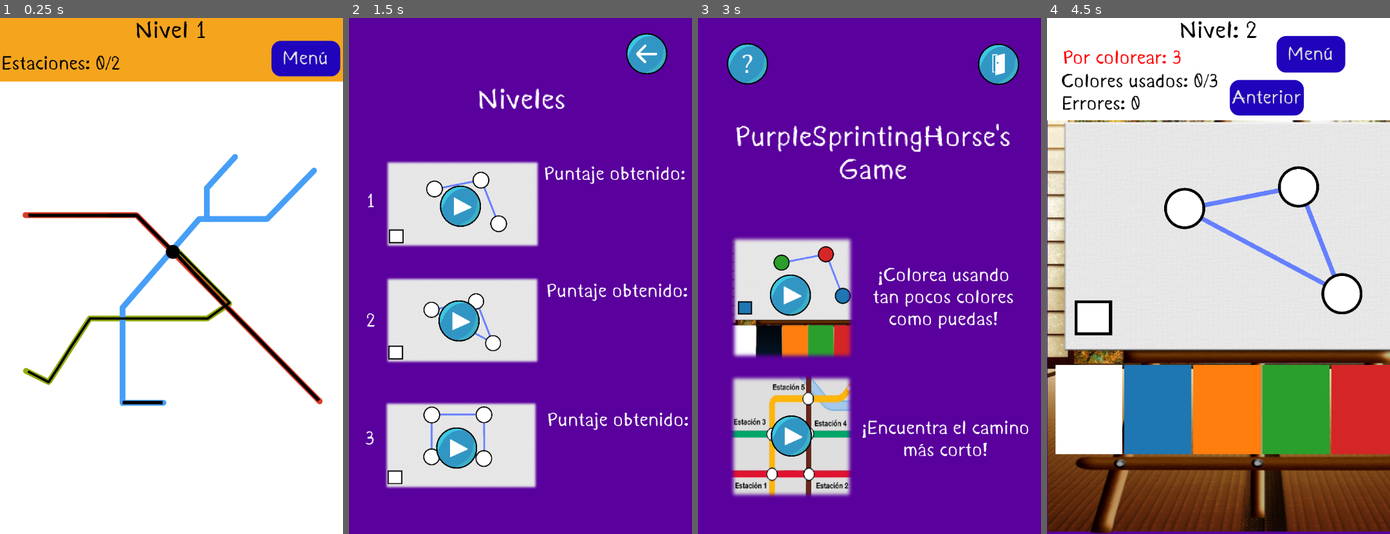
Above: before the commit, frames 1-4 (left to right).
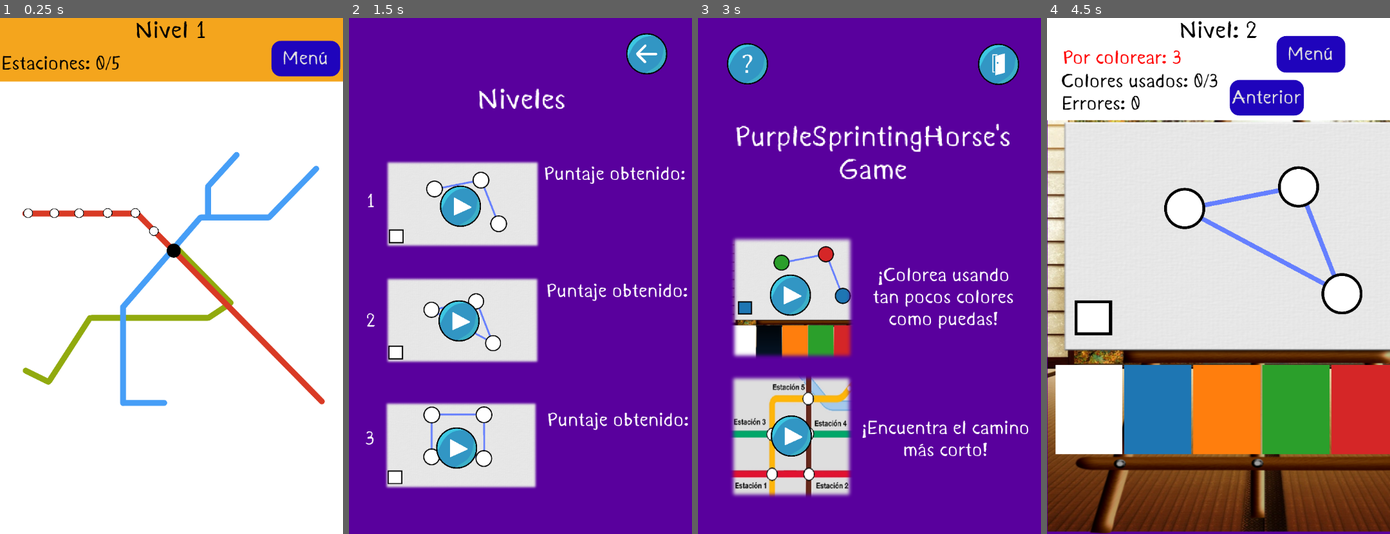
Above: after the commit, the same moments.

Repository: johnny-godoy/PurpleSprintingHorse
Game: Godot game, scene res://scenes/shortest_path/niveles/nivel_1.tscn
Same seed, same stepped clock (60 frames per second), same inputs: the game is played once before the commit and once after it. This scene is started directly instead of the project's main scene. The engine's default icon, where the game draws it, is replaced by a stand-in: a white triangle on a blue panel in a dark square.
Inputs (mouse positions are in pixels of both pictures, inside the frame that each line leads up to):
- Up to frame 1 (0.25 s): no input
- Up to frame 2 (1.5 s): click (654, 59) at 0.5 s, where only the run before the commit has a clickable "Menú"; click (445, 296) at 1.25 s
- Up to frame 3 (3 s): click (811, 203) at 2 s; click "Menú" at 2.75 s
- Up to frame 4 (4.5 s): click (1143, 296) at 3.5 s; click (1160, 322) at 4.25 s

The runs differ from the first frame. In frame 1, 2.9% of the frame differs, in the area x 6-95%, y 7-76%; in frame 2, nothing differs; in frame 3, less than 0.1%; in frame 4, nothing differs.

Commit message:
Nivel 1 listo
Falta copiar lo mismo a nivel 2 y 3

Diff:
--- a/scenes/shortest_path/Bases/estacionGenerica.gd
+++ b/scenes/shortest_path/Bases/estacionGenerica.gd
@@ -5,6 +5,7 @@
 onready var arm = $connecter
 
 onready var estaciones_adyacentes = []  # Agregar instancias de estaciones adyacentes aquí
+onready var conexiones_a_estacion = {}
 onready var connected_to : Node2D
 onready var connected_from : Node2D
 
@@ -39,6 +40,8 @@
 			manager.current_ending_station.connected_from = self
 			manager.number_of_connections = manager.number_of_connections + 1
 			manager.reset_variables()
+			arm.scale.x = 0
+			conexiones_a_estacion[connected_to].visible = true
 
 		else:
 			disconnect_paths()
@@ -69,6 +72,7 @@
 	if is_instance_valid(connected_to):
 		manager.number_of_connections = manager.number_of_connections - 1
 		connected_to.disconnect_paths()
+		conexiones_a_estacion[connected_to].visible = false # devuelve una línea
 		connected_to.connected_from = null
 		connected_to = null
 	arm.scale.x = 0
--- a/scenes/shortest_path/Mapas/rome_subway.gd
+++ b/scenes/shortest_path/Mapas/rome_subway.gd
@@ -2,46 +2,127 @@
 
 # draw_polyline ($ Path2D.curve.get_baked_points (), Color.aquamarine, 5, true)
 var next_to = []
+var connecting_line = {}
 
+onready var lines = $map/lines
+onready var places = get_tree().get_nodes_in_group('stations')
+onready var lines_childs = lines.get_children()
 
-onready var places = get_tree().get_nodes_in_group('stations')
 # Called when the node enters the scene tree for the first time.
 func _ready():
-	_add_conn('sp_red_1', ['sp_red_2'])
-	_add_conn('sp_red_2', ['sp_red_1', 'sp_red_3'])
-	_add_conn('sp_red_3', ['sp_red_2', 'sp_red_4'])
-	_add_conn('sp_red_4', ['sp_red_3', 'sp_red_5'])
-	_add_conn('sp_red_5', ['sp_red_4', 'sp_red_6'])
-	_add_conn('sp_red_6', ['sp_black_1', 'sp_red_5'])
-	_add_conn('sp_black_1', ['sp_blue_1', 'sp_blue_7', 'sp_red_6', 'sp_red_7', 'sp_green_1'])
-	_add_conn('sp_red_7', ['sp_black_1', 'sp_red_8'])
-	_add_conn('sp_green_1', ['sp_black_1'])
-	_add_conn('sp_blue_1', ['sp_black_1', 'sp_blue_3', 'sp_blue_2'])
-	_add_conn('sp_blue_2', ['sp_blue_1', 'sp_blue_5'])
-	_add_conn('sp_blue_3', ['sp_blue_1', 'sp_blue_4'])
-	_add_conn('sp_blue_4', ['sp_blue_3'])
-	_add_conn('sp_blue_5', ['sp_blue_2', 'sp_blue_6'])
-	_add_conn('sp_blue_6', ['sp_blue_5'])
-	_add_conn('sp_blue_7', ['sp_blue_8', 'sp_black_1'])
-	_add_conn('sp_blue_8', ['sp_blue_9', 'sp_blue_7'])
-	_add_conn('sp_blue_9', ['sp_blue_10', 'sp_blue_8'])
-	_add_conn('sp_blue_10', ['sp_blue_11', 'sp_blue_9'])
-	_add_conn('sp_blue_11', ['sp_blue_12', 'sp_blue_10'])
-	_add_conn('sp_blue_12', ['sp_blue_11'])
-	_add_conn('sp_red_8', ['sp_red_7', 'sp_red_9'])
-	_add_conn('sp_red_9', ['sp_red_8', 'sp_red_10'])
-	_add_conn('sp_red_10', ['sp_red_9', 'sp_red_11'])
-	_add_conn('sp_red_11', ['sp_red_10'])
+	_add_conn('sp_red_1', [
+		['sp_red_2', $map/lines/red_1]
+		])
+	_add_conn('sp_red_2', [
+		['sp_red_1', $map/lines/red_1],
+		['sp_red_3', $map/lines/red_2]
+		])
+	_add_conn('sp_red_3', [
+		['sp_red_2', $map/lines/red_2],
+		['sp_red_4', $map/lines/red_3]
+		])
+	_add_conn('sp_red_4', [
+		['sp_red_3', $map/lines/red_3],
+		['sp_red_5', $map/lines/red_5]
+		])
+	_add_conn('sp_red_5', [
+		['sp_red_4', $map/lines/red_5],
+		['sp_red_6', $map/lines/red_6]
+		])
+	_add_conn('sp_red_6', [
+		['sp_black_1', $map/lines/red_7],
+		['sp_red_5', $map/lines/red_6]
+		])
+	_add_conn('sp_black_1', [
+		['sp_blue_1', $map/lines/blue_7],
+		['sp_blue_7', $map/lines/blue_6],
+		['sp_red_6', $map/lines/red_7],
+		['sp_red_7', $map/lines/red_8],
+		['sp_green_1', $map/lines/green_1]
+		])
+	_add_conn('sp_red_7', [
+		['sp_black_1', $map/lines/red_8],
+		['sp_red_8', $map/lines/red_10]
+		])
+	_add_conn('sp_green_1', [
+		['sp_black_1', $map/lines/green_1]
+		])
+	_add_conn('sp_blue_1', [
+		['sp_black_1', $map/lines/blue_7],
+		['sp_blue_3', $map/lines/blue_8],
+		['sp_blue_2', $map/lines/blue_10]
+		])
+	_add_conn('sp_blue_2', [
+		['sp_blue_1', $map/lines/blue_10],
+		['sp_blue_5', $map/lines/blue_11]
+		])
+	_add_conn('sp_blue_3', [
+		['sp_blue_1', $map/lines/blue_8],
+		['sp_blue_4', $map/lines/blue_9]
+		])
+	_add_conn('sp_blue_4', [
+		['sp_blue_3', $map/lines/blue_9]
+		])
+	_add_conn('sp_blue_5', [
+		['sp_blue_2', $map/lines/blue_11],
+		['sp_blue_6', $map/lines/blue_12]
+		])
+	_add_conn('sp_blue_6', [
+		['sp_blue_5', $map/lines/blue_12]
+		])
+	_add_conn('sp_blue_7', [
+		['sp_blue_8', $map/lines/blue_5],
+		['sp_black_1', $map/lines/blue_6]
+		])
+	_add_conn('sp_blue_8', [
+		['sp_blue_9', $map/lines/blue_4],
+		['sp_blue_7', $map/lines/blue_5]
+		])
+	_add_conn('sp_blue_9', [
+		['sp_blue_10', $map/lines/blue_3],
+		['sp_blue_8', $map/lines/blue_4]
+		])
+	_add_conn('sp_blue_10', [
+		['sp_blue_11', $map/lines/blue_2],
+		['sp_blue_9', $map/lines/blue_3]
+		])
+	_add_conn('sp_blue_11', [
+		['sp_blue_12', $map/lines/blue_1],
+		['sp_blue_10', $map/lines/blue_2]
+		])
+	_add_conn('sp_blue_12', [
+		['sp_blue_11', $map/lines/blue_1]
+		])
+	_add_conn('sp_red_8', [
+		['sp_red_7', $map/lines/red_10],
+		['sp_red_9', $map/lines/red_11]
+		])
+	_add_conn('sp_red_9', [
+		['sp_red_8', $map/lines/red_11],
+		['sp_red_10', $map/lines/red_12]
+		])
+	_add_conn('sp_red_10', [
+		['sp_red_9', $map/lines/red_12],
+		['sp_red_11', $map/lines/red_13]
+		])
+	_add_conn('sp_red_11', [
+		['sp_red_10', $map/lines/red_13]
+		])
 
+	for line in lines_childs:
+		line.visible = false
 
 func _add_conn(_og, connections):
 
-	var temp = []
+	var temp_node = []
+	var temp_line = {}
 
-	for node in connections:
-		temp.append(_name_to_num(node))
+	for node_n_line in connections:
+		temp_node.append(name_to_num(node_n_line[0]))
+		connecting_line[[name_to_num(_og), name_to_num(node_n_line[0])]] = node_n_line[1]
 
-	next_to.append(temp)
+	next_to.append(temp_node)
+	#connecting_line = temp_line
 
-func _name_to_num(the_node):
+func name_to_num(the_node):
 	return places.find(get_node('map/' + the_node))
--- a/scenes/shortest_path/Mapas/rome_subway.tscn
+++ b/scenes/shortest_path/Mapas/rome_subway.tscn
@@ -18,12 +18,10 @@
 anchor_top = 0.5
 anchor_right = 0.5
 anchor_bottom = 0.5
-margin_left = 43.0
-margin_top = 9.0
-margin_right = 757.0
-margin_bottom = 1085.0
+margin_right = 720.0
+margin_bottom = 1080.0
 rect_min_size = Vector2( 360, 360 )
-rect_pivot_offset = Vector2( 456, 392 )
+rect_pivot_offset = Vector2( 323, 710 )
 mouse_filter = 2
 texture = ExtResource( 1 )
 expand = true
@@ -54,7 +52,7 @@
 position = Vector2( 405, 529 )
 
 [node name="sp_green_1" type="Node2D" parent="map" groups=["stations"]]
-position = Vector2( 53, 731 )
+position = Vector2( 52, 732 )
 
 [node name="sp_blue_1" type="Node2D" parent="map" groups=["stations"]]
 position = Vector2( 428, 412 )
@@ -87,10 +85,10 @@
 position = Vector2( 252, 728 )
 
 [node name="sp_blue_11" type="Node2D" parent="map" groups=["stations"]]
-position = Vector2( 252, 796 )
+position = Vector2( 252, 800 )
 
 [node name="sp_blue_12" type="Node2D" parent="map" groups=["stations"]]
-position = Vector2( 335, 796 )
+position = Vector2( 336, 800 )
 
 [node name="sp_red_8" type="Node2D" parent="map" groups=["stations"]]
 position = Vector2( 468, 593 )
@@ -109,7 +107,7 @@
 [node name="green_1" type="Line2D" parent="map/lines"]
 modulate = Color( 0, 0, 0, 1 )
 self_modulate = Color( 0, 0, 0, 1 )
-position = Vector2( 1, -3 )
+position = Vector2( 3, 0 )
 scale = Vector2( 0.984848, 1 )
 z_index = 1
 points = PoolVector2Array( 52.8, 734, 96.4616, 756, 117.785, 724, 143.169, 684, 184.8, 623, 435.6, 623, 482.308, 590, 376.708, 485, 362.493, 485 )
@@ -221,9 +219,97 @@
 antialiased = true
 
 [node name="blue_1" type="Line2D" parent="map/lines"]
-position = Vector2( 215, 392 )
-points = PoolVector2Array( 37, 404, 120, 404 )
-width = 6.0
-default_color = Color( 0, 0, 0, 1 )
-joint_mode = 2
-antialiased = true
+position = Vector2( 216, 396 )
+points = PoolVector2Array( 37, 404, 73, 404, 120, 404 )
+width = 6.0
+default_color = Color( 0, 0, 0, 1 )
+joint_mode = 2
+antialiased = true
+
+[node name="blue_2" type="Line2D" parent="map/lines"]
+position = Vector2( 215, 393 )
+points = PoolVector2Array( 37, 410, 37, 336 )
+width = 6.0
+default_color = Color( 0, 0, 0, 1 )
+joint_mode = 2
+antialiased = true
+
+[node name="blue_3" type="Line2D" parent="map/lines"]
+position = Vector2( 215, 392 )
+points = PoolVector2Array( 37, 272, 37, 336 )
+width = 6.0
+default_color = Color( 0, 0, 0, 1 )
+joint_mode = 2
+antialiased = true
+
+[node name="blue_4" type="Line2D" parent="map/lines"]
+position = Vector2( 215, 392 )
+points = PoolVector2Array( 37, 272, 37, 211, 39, 202 )
+width = 6.0
+default_color = Color( 0, 0, 0, 1 )
+joint_mode = 2
+antialiased = true
+
+[node name="blue_5" type="Line2D" parent="map/lines"]
+position = Vector2( 215, 392 )
+points = PoolVector2Array( 105, 126, 65, 172, 39, 202 )
+width = 6.0
+default_color = Color( 0, 0, 0, 1 )
+joint_mode = 2
+antialiased = true
+
+[node name="blue_6" type="Line2D" parent="map/lines"]
+position = Vector2( 215, 392 )
+points = PoolVector2Array( 105, 126, 131, 96, 143, 89 )
+width = 6.0
+default_color = Color( 0, 0, 0, 1 )
+joint_mode = 2
+antialiased = true
+
+[node name="blue_7" type="Line2D" parent="map/lines"]
+position = Vector2( 215, 392 )
+points = PoolVector2Array( 213, 19, 201, 21, 157, 70, 143, 89 )
+width = 6.0
+default_color = Color( 0, 0, 0, 1 )
+joint_mode = 2
+antialiased = true
+
+[node name="blue_8" type="Line2D" parent="map/lines"]
+position = Vector2( 285, 323 )
+points = PoolVector2Array( 145, 21, 143, 32, 143, 89 )
+width = 6.0
+default_color = Color( 0, 0, 0, 1 )
+joint_mode = 2
+antialiased = true
+
+[node name="blue_9" type="Line2D" parent="map/lines"]
+position = Vector2( 286, 323 )
+points = PoolVector2Array( 145, 21, 168, -4, 202, -41 )
+width = 6.0
+default_color = Color( 0, 0, 0, 1 )
+joint_mode = 2
+antialiased = true
+
+[node name="blue_10" type="Line2D" parent="map/lines"]
+position = Vector2( 285, 323 )
+points = PoolVector2Array( 271, 88, 209, 88, 143, 89 )
+width = 6.0
+default_color = Color( 0, 0, 0, 1 )
+joint_mode = 2
+antialiased = true
+
+[node name="blue_11" type="Line2D" parent="map/lines"]
+position = Vector2( 285, 323 )
+points = PoolVector2Array( 271, 88, 277, 87, 319, 43, 321, 37 )
+width = 6.0
+default_color = Color( 0, 0, 0, 1 )
+joint_mode = 2
+antialiased = true
+
+[node name="blue_12" type="Line2D" parent="map/lines"]
+position = Vector2( 287, 325 )
+points = PoolVector2Array( 366, -10, 320, 37 )
+width = 6.0
+default_color = Color( 0, 0, 0, 1 )
+joint_mode = 2
+antialiased = true
--- a/scenes/shortest_path/niveles/nivel_1.gd
+++ b/scenes/shortest_path/niveles/nivel_1.gd
@@ -6,12 +6,12 @@
 onready var map = $rome_subway
 onready var stations = $rome_subway/map
 
-export var minimum_connections = 2
+export var minimum_connections = 5
 export var number_of_level = 1
 
 export var stations_scale := 0.5 setget , _get_scale
 
-const station_scene = preload("res://scenes/shortest_path/bases/estacionGenerica.tscn")
+const station = preload("res://scenes/shortest_path/bases/estacionGenerica.tscn")
 
 var _childs = []
 
@@ -22,6 +22,8 @@
 # Called when the node enters the scene tree for the first time.
 func _ready():
 
+	$ColorRect.visible = false
+
 	# Le damos la información al HUD
 	HUD.level_number = number_of_level
 	HUD.min_num_conns = minimum_connections
@@ -30,8 +32,51 @@
 	manager.reset_variables()
 	manager.HUD = HUD
 	manager.number_of_connections = 0
+	manager.player_won = false
+
+	var stations_to_be_used = ['sp_red_5', 'sp_red_6', 'sp_red_4', 'sp_red_3', 'sp_red_2', 'sp_red_1']
+	var _optimal_path = []
+
+	# Se crean las estaciones
+	for pos in stations.get_children():
+		if not pos.is_in_group('stations'):
+			continue
+		elif not pos.get_name() in stations_to_be_used:
+			_childs.append(null)
+			continue
+
+		var temp_station = station.instance()
+		temp_station.position = pos.position
+		temp_station.scale = self.stations_scale
+		map.add_child(temp_station, true)
+		_childs.append(temp_station)
+
+		if pos.get_name() == 'sp_red_1':
+			temp_station.is_starting_station = true
+
+		if pos.get_name() == 'sp_red_6':
+			manager.end_station = temp_station
+
+		_optimal_path.append(temp_station)
+
+	manager.optimal_path = _optimal_path
+
+	var num = 0
+	for station in _childs:
+
+		if not station:
+			num = num + 1
+			continue
+
+		for neighbour in map.next_to[num]:
+			station.estaciones_adyacentes.append(_childs[neighbour])
+			station.conexiones_a_estacion[_childs[neighbour]] = map.connecting_line[[num, neighbour]]
+		num = num + 1
 
 
+func _physics_process(delta):
+	if manager.player_won:
+		$ColorRect.visible = true
 
 # Called every frame. 'delta' is the elapsed time since the previous frame.
 #func _process(delta):
--- a/scenes/shortest_path/niveles/nivel_1.tscn
+++ b/scenes/shortest_path/niveles/nivel_1.tscn
@@ -1,16 +1,48 @@
-[gd_scene load_steps=5 format=2]
+[gd_scene load_steps=6 format=2]
 
 [ext_resource path="res://scenes/shortest_path/Mapas/rome_subway.tscn" type="PackedScene" id=1]
 [ext_resource path="res://scenes/shortest_path/Bases/SP_Camera.tscn" type="PackedScene" id=2]
 [ext_resource path="res://scenes/shortest_path/Bases/HUD_OVERLAY.tscn" type="PackedScene" id=3]
 [ext_resource path="res://scenes/shortest_path/niveles/nivel_1.gd" type="Script" id=4]
+[ext_resource path="res://resources/temita.tres" type="Theme" id=5]
 
 [node name="nivel_1" type="Node2D"]
 script = ExtResource( 4 )
 
 [node name="HUD_OVERLAY" parent="." instance=ExtResource( 3 )]
+visible = false
 
 [node name="rome_subway" parent="." instance=ExtResource( 1 )]
-position = Vector2( -36, 0 )
+position = Vector2( 6, 5 )
 
 [node name="SP_Camera" parent="." instance=ExtResource( 2 )]
+
+[node name="ColorRect" type="ColorRect" parent="."]
+margin_left = 40.0
+margin_top = 149.0
+margin_right = 372.0
+margin_bottom = 303.0
+color = Color( 0, 0, 0, 1 )
+
+[node name="RichTextLabel" type="RichTextLabel" parent="ColorRect"]
+anchor_left = 0.504
+anchor_top = 0.495
+anchor_right = 0.504
+anchor_bottom = 0.495
+margin_left = -151.328
+margin_top = -63.23
+margin_right = 54.672
+margin_bottom = -11.421
+theme = ExtResource( 5 )
+tab_size = 8
+text = "GANASTE"
+
+[node name="Button" type="Button" parent="ColorRect"]
+anchor_right = 0.018
+anchor_bottom = 0.065
+margin_left = 17.0
+margin_top = 73.0
+margin_right = 306.024
+margin_bottom = 126.99
+theme = ExtResource( 5 )
+text = "Siguiente Nivel"
--- a/scenes/shortest_path/testeo_lvl/test_level.gd
+++ b/scenes/shortest_path/testeo_lvl/test_level.gd
@@ -28,6 +28,7 @@
 	for station in _childs:
 		for neighbour in map.next_to[num]:
 			station.estaciones_adyacentes.append(_childs[neighbour])
+			station.conexiones_a_estacion[_childs[neighbour]] = map.connecting_line[[num, neighbour]]
 		num = num + 1
 
 	_childs[0].is_starting_station = true
--- a/scripts/shortest_path_manager.gd
+++ b/scripts/shortest_path_manager.gd
@@ -16,11 +16,13 @@
 var current_station : Node2D = null
 var start_station : Node2D = null # Indefinite
 var end_station : Node2D = null # Indefinite
-var optimal_path = null # Indefinite
+var optimal_path = [] # Indefinite
 
 var number_of_connections := 0 setget _set_noc# Reset by station
 
 var HUD : Node2D
+
+export var player_won = false
 
 # Sets the default state for the temp vars.
 func reset_variables():
@@ -37,6 +39,12 @@
 			current_path.insert(0, current_station)
 			current_station = current_station.connected_from
 
+		if current_path == optimal_path:
+			player_won = true
+
 func _set_noc(value):
 	number_of_connections = value
 	HUD.num_connections = value
+
+	if current_ending_station == end_station:
+		check_path(current_ending_station)
